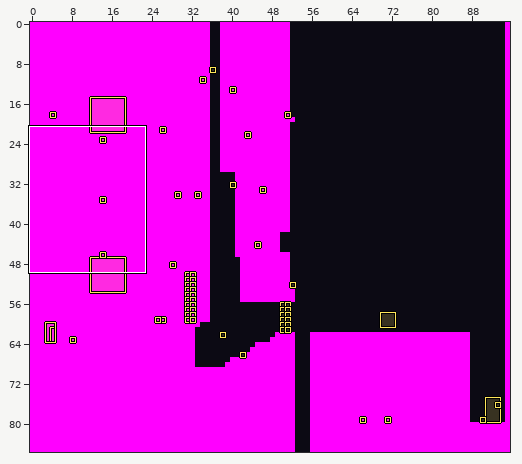
One commit to this LDtk project: claude/assets/levels/awdjoo-1-3.ldtk. The first picture is a wide view before the edit; the outline marks the close-up.
Close-up. Before the edit:
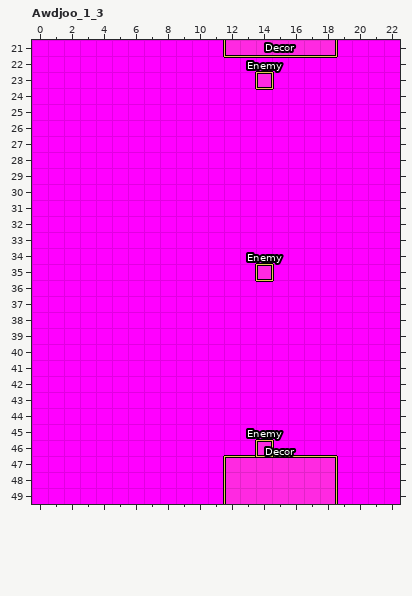
Cells are 16x16 px. Shown: Awdjoo_1_3 x 0..22, y 21..49. The commit also changed other parts of the map, which this record leaves out.
After the commit:
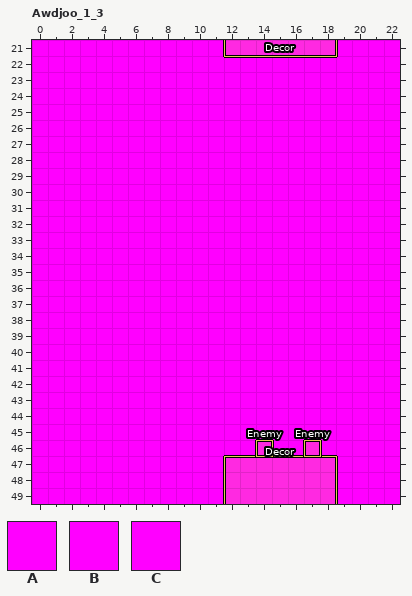
Key: from "Skin": A 2, B 3, C 10.
_ is an empty cell, . an unchanged one.
Objects are placed by their top-left corner, in cells (3,4 is the top-left corner of cell 3,4); size is 1x1 cell unless given.
Changes in this commit:
--- layer "Entities"
-"Enemy" rectangle at 14,23
+"Enemy" rectangle at 17,46
-"Enemy" rectangle at 14,35
--- layer "Skin"
@@ x 13..13 @@
-35 C
+35 B
--- layer "Collision"
@@ x 13..15 @@
-23 ___
+23 AAA
@@ x 13..13 @@
-35 _
+35 A
@@ x 16..17 @@
-45 __
+45 AA
